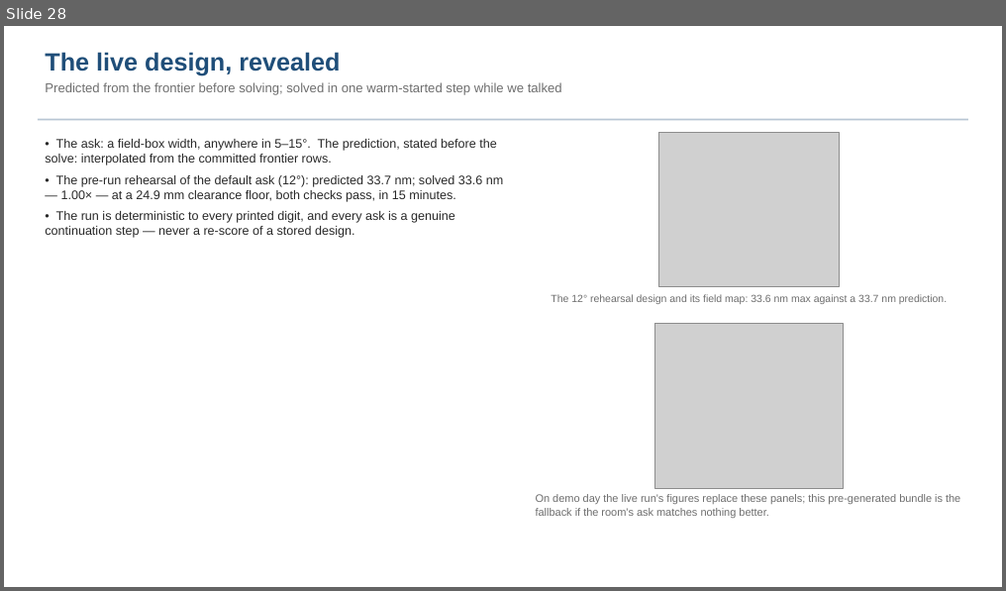
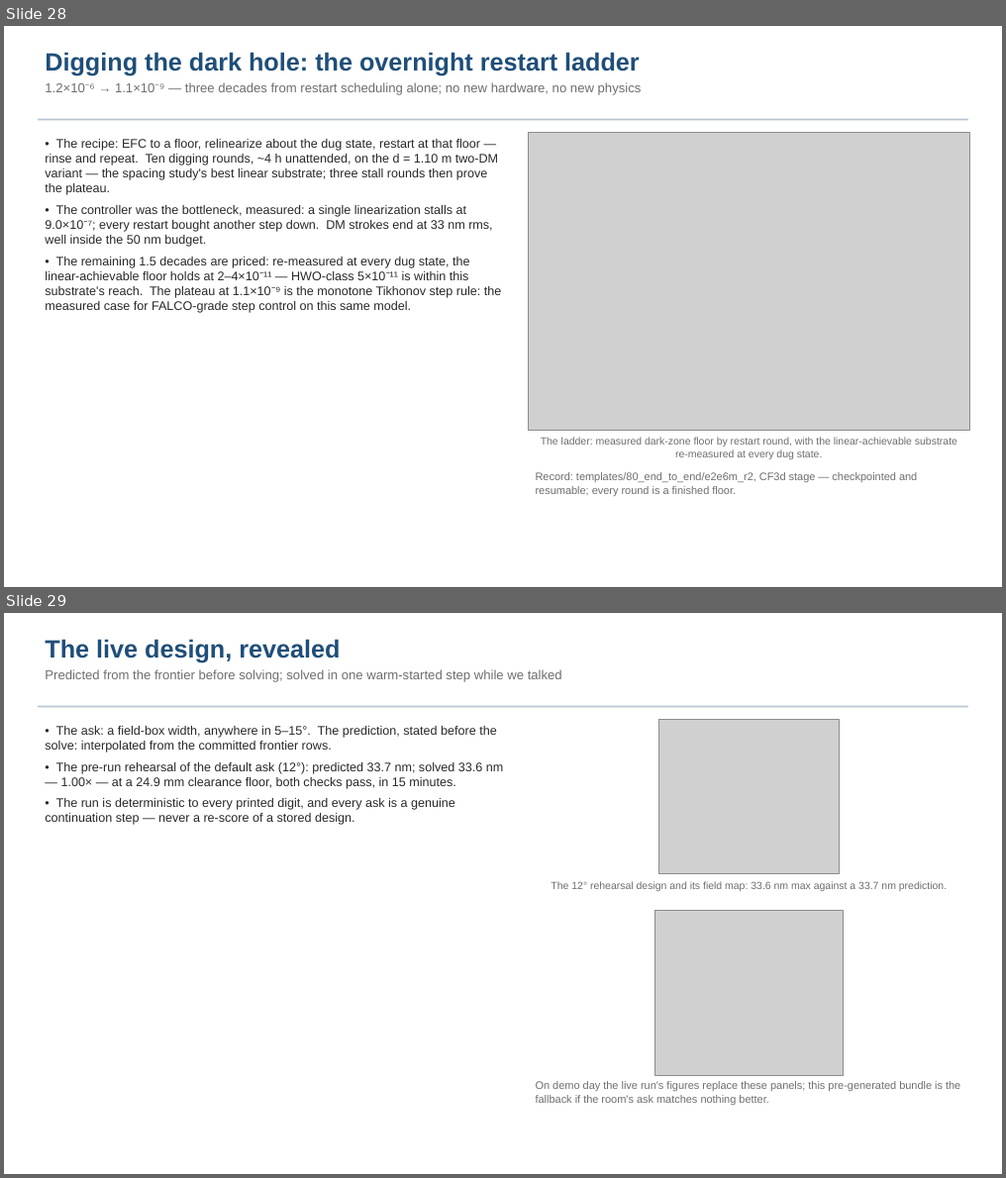
Before and after one commit to nasa-jpl/macos, a slide deck: demo_session/deck_keysight.pptx. Shown one above the other, each under a label of ours: slide 28 before the commit, slides 28 and 29 after it. The pictures are 1006x591 and 1006x1178 pixels, drawn with LibreOffice and Linux fonts; fonts in the diff are those of the drawing; grey boxes stand for pictures. Boxes give left, top, right and bottom in pixels: in the first picture for what was removed or moved away, otherwise in the second. Text is boxed around its words. In the diff, an @@ line names an element or a change of style, - is before the commit and + after.

```diff
--- a/demo_session/deck_keysight.pptx
+++ b/demo_session/deck_keysight.pptx
@@ slide 28 added at [4,26,1002,587], background #FFFFFF @@
@@ text added at [45,52,642,95], 12.5 pt, text #6E6E6E @@
+Digging the dark hole: the overnight restart ladder
+1.2×10⁻⁶ → 1.1×10⁻⁹ — three decades from restart scheduling alone; no new hardware, no new physics
@@ rectangle added at [38,119,968,120], fill #B8C6D4 @@
@@ text added at [45,139,501,313], 12 pt, text #282828 @@
+• The recipe: EFC to a floor, relinearize about the dug state, restart at that floor — rinse and repeat. Ten digging rounds, ~4 h unattended, on the d = 1.10 m two-DM variant — the spacing study's best linear substrate; three stall rounds then prove the plateau.
+• The controller was the bottleneck, measured: a single linearization stalls at 9.0×10⁻⁷; every restart bought another step down. DM strokes end at 33 nm rms, well inside the 50 nm budget.
+• The remaining 1.5 decades are priced: re-measured at every dug state, the linear-achievable floor holds at 2–4×10⁻¹¹ — HWO-class 5×10⁻¹¹ is within this substrate's reach. The plateau at 1.1×10⁻⁹ is the monotone Tikhonov step rule: the measured case for FALCO-grade step control on this same model.
@@ picture added at [528,132,969,430] @@
@@ text added at [541,437,957,460], 10 pt, text #6E6E6E @@
+The ladder: measured dark-zone floor by restart round, with the linear-achievable substrate re-measured at every dug state.
@@ text added at [536,472,917,496], 10.5 pt, text #6E6E6E @@
+Record: templates/80_end_to_end/e2e6m_r2, CF3d stage — checkpointed and resumable; every round is a finished floor.
@@ what was slide 28 is now slide 29 @@
```
Also in this commit, not shown: 2 slides changed, 3 other files.
